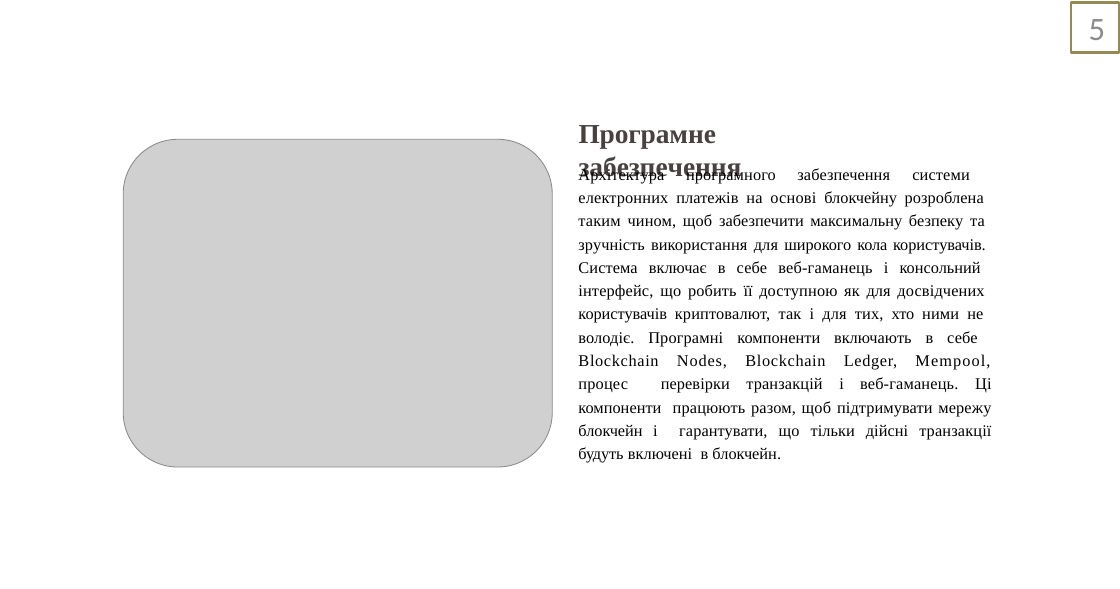
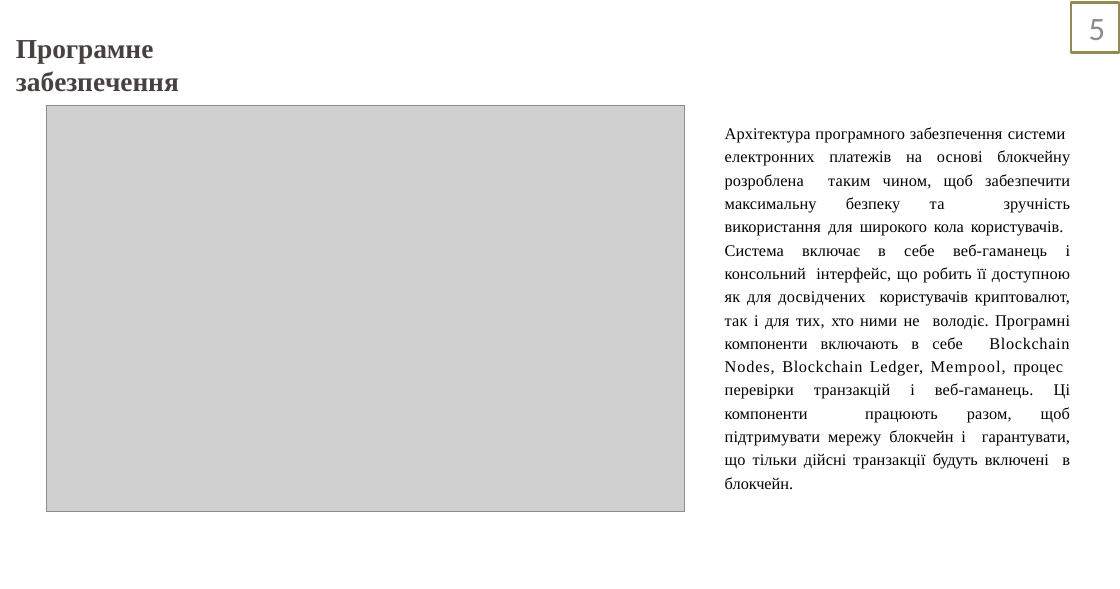
Before and after one commit to Sunr1s/BlockChain, a slide deck: slide 5 of blokchejn-platforma-dlya-avtomatizovanoyi-platizhnoyi-sistemi-zahist-zvitu-z-tehnologichnoyi-praktiki-2023-5-30-16-16-39.pptx. Drawn at 1120x589 pixels with LibreOffice and Linux fonts; fonts in the diff are those of the drawing; grey boxes stand for pictures. Boxes give left, top, right and bottom in pixels: in the first picture for what was removed or moved away, otherwise in the second. Text is boxed around its words. In the diff, an @@ line names an element or a change of style, - is before the commit and + after.

```diff
--- a/blokchejn-platforma-dlya-avtomatizovanoyi-platizhnoyi-sistemi-zahist-zvitu-z-tehnologichnoyi-praktiki-2023-5-30-16-16-39.pptx
+++ b/blokchejn-platforma-dlya-avtomatizovanoyi-platizhnoyi-sistemi-zahist-zvitu-z-tehnologichnoyi-praktiki-2023-5-30-16-16-39.pptx
@@ title "Програмне забезпечення" rewrapped from bbox=[579, 125, 742, 181] to bbox=[16, 40, 179, 92] @@
@@ picture: place and size @@
-picture at bbox=[124, 139, 553, 467]
+picture at bbox=[47, 106, 685, 512]
@@ text "Архітектура програмного забезпечення системи електронних ..." rewrapped from bbox=[578, 167, 991, 463] to bbox=[725, 127, 1071, 489] @@
```
Also in this commit, not shown: 4 other slides changed, 3 other files.
